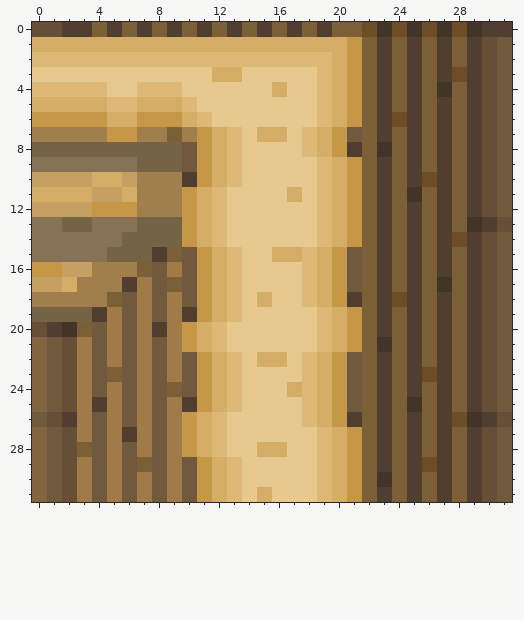
Edited in one commit: pixel-art sprite (gfx/UltimateCataclysm/pngs_normal_32x32/terrain/t_wall_rammed_earth/t_wall_rammed_earth_corner_ne.png). The picture above is the old version.
The file is 32x32 pixels.
Once edited:
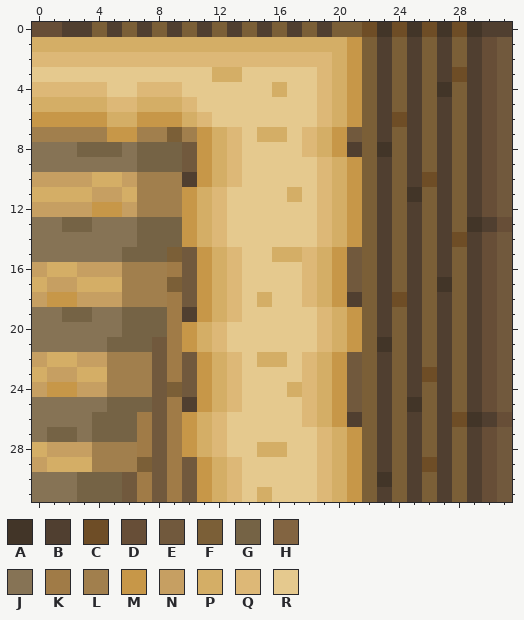
Palette (. is transparent): A #423528  B #503f30  C #6e4d26  D #674e37  E #71593d  F #7b5f37  G #756345  H #826441  J #867355  K #a07b47  L #a17f4d  M #c79748  N #c69f62  P #d4ae66  Q #ddb877  R #e5c98e
From the commit log: rammed earth walls tweaks and mud json fix
Difference:
@@ x 0..8 @@
  7 LLLLLMMLL
- 8 GGGGGGGGG
+ 8 JJJGGGJGG
  9 JJJJJJJGG
@@ x 0..10 @@
 11 PPPPNNPLLLM
-12 NNNNMMMLLLM
+12 NNNNMMNLLLM
 13 JJGGJJJGGGM
-14 JJJJJJGGGGM
-15 JJJJJGGGBFE
-16 MMNNLLLFEKE
-17 NNPLLLBKEFE
-18 LLLLLFEKEKE
-19 GGGGBKEKEKB
-20 DBAFEKEKBKM
-21 HEDKEKEKEKM
-22 HEDKEKEKEKE
-23 HEDKEFEKEKE
-24 HEDKEKEKEFE
-25 HEDKBKEKEKB
-26 EDBKEKEKEKM
-27 HEDKEKBKEKM
-28 HEDFEKEKEKM
-29 HEDKEKEFEKE
-30 HEDKEKEKEKE
-31 HEDKEKEKEKE
+14 JJJJJJJGGGM
+15 JJJJJJGGGFE
+16 NPPNNNLLLKE
+17 PNNPPPLLLFE
+18 NMMNNNLLLKE
+19 JJGGJJGGGKB
+20 JJJJJJGGGKM
+21 JJJJJGGGEKM
+22 NPPNNLLLEKE
+23 PNNPPLLLEKE
+24 NMMNNLLLEFE
+25 JJJJJGGGEKB
+26 JJJJGGGKEKM
+27 JGGJGGGKEKM
+28 PNNNLLLKEKM
+29 NPPPLLLFEKE
+30 JJJGGGEKEKE
+31 JJJGGGEKEKE
